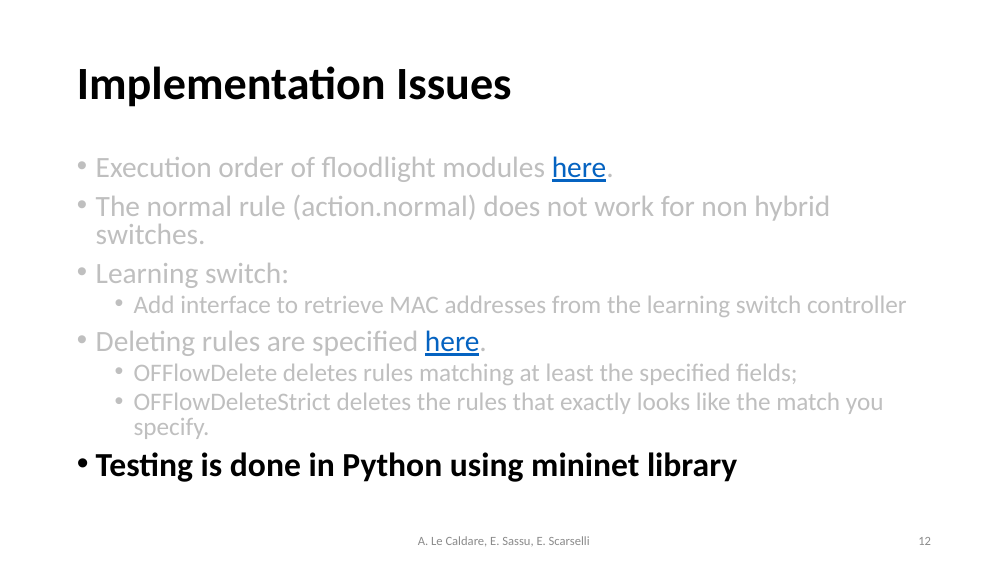
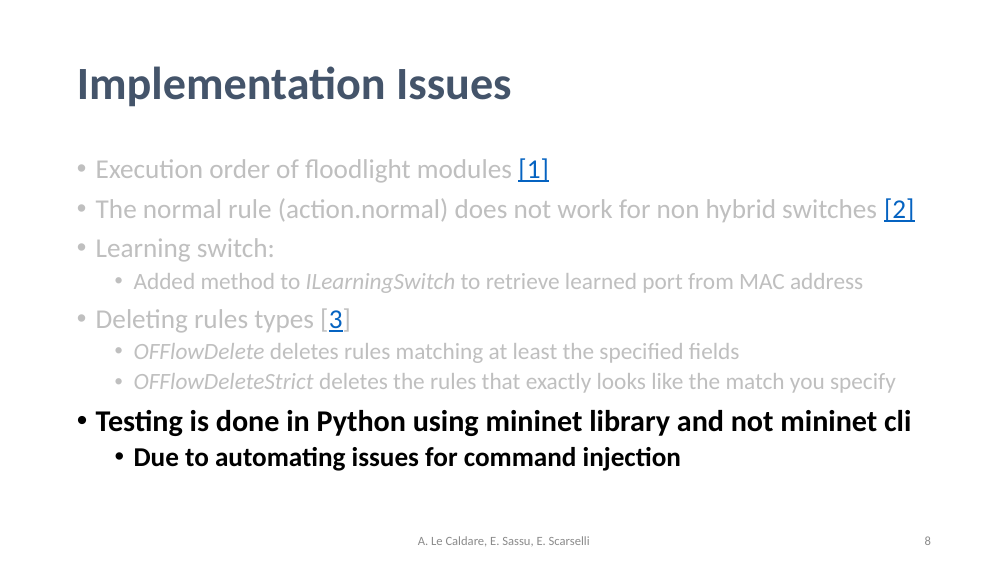
Before and after one commit to psoftware/ddosdefence-floodlight-controller, a slide deck: slide 12 of Docs/DDoSDefence.pptx. Drawn at 1008x567 pixels with LibreOffice and Linux fonts; fonts in the diff are those of the drawing. Boxes give left, top, right and bottom in pixels: in the first picture for what was removed or moved away, otherwise in the second. Text is boxed around its words. In the diff, an @@ line names an element or a change of style, - is before the commit and + after.

Commit message:
pptx: update slide modified color and pages number

```diff
--- a/Docs/DDoSDefence.pptx
+++ b/Docs/DDoSDefence.pptx
@@ title "Implementation Issues" at (x1=77, y1=66, x2=511, y2=107): text colour #000000 to #44546A @@
@@ text at (x1=96, y1=158, x2=914, y2=222): text changed; size 28 to 25.9 pt @@
-• Execution order of floodlight modules here.
-• The normal rule (action.normal) does not work for non hybrid switches.
+• Execution order of floodlight modules [1]
+• The normal rule (action.normal) does not work for non hybrid switches [2]
@@ text at (x1=96, y1=238, x2=275, y2=262): size 28 to 25.9 pt in "Learning switch:"; line spacing 0.8 to 0.9 @@
@@ text at (x1=96, y1=273, x2=911, y2=471): text changed; size 24 to 22.2 pt @@
-  • Add interface to retrieve MAC addresses from the learning switch controller
-• Deleting rules are specified here.
-  • OFFlowDelete deletes rules matching at least the specified fields;
-  • OFFlowDeleteStrict deletes the rules that exactly looks like the match you specify.
-• Testing is done in Python using mininet library
+  • Added method to ILearningSwitch to retrieve learned port from MAC address
+• Deleting rules types [3]
+  • OFFlowDelete deletes rules matching at least the specified fields
+  • OFFlowDeleteStrict deletes the rules that exactly looks like the match you specify
+• Testing is done in Python using mininet library and not mininet cli
+  • Due to automating issues for command injection
@@ text at (x1=925, y1=536, x2=931, y2=545): text changed @@
-12
+8
```
Also in this commit, not shown: 9 other slides changed.
